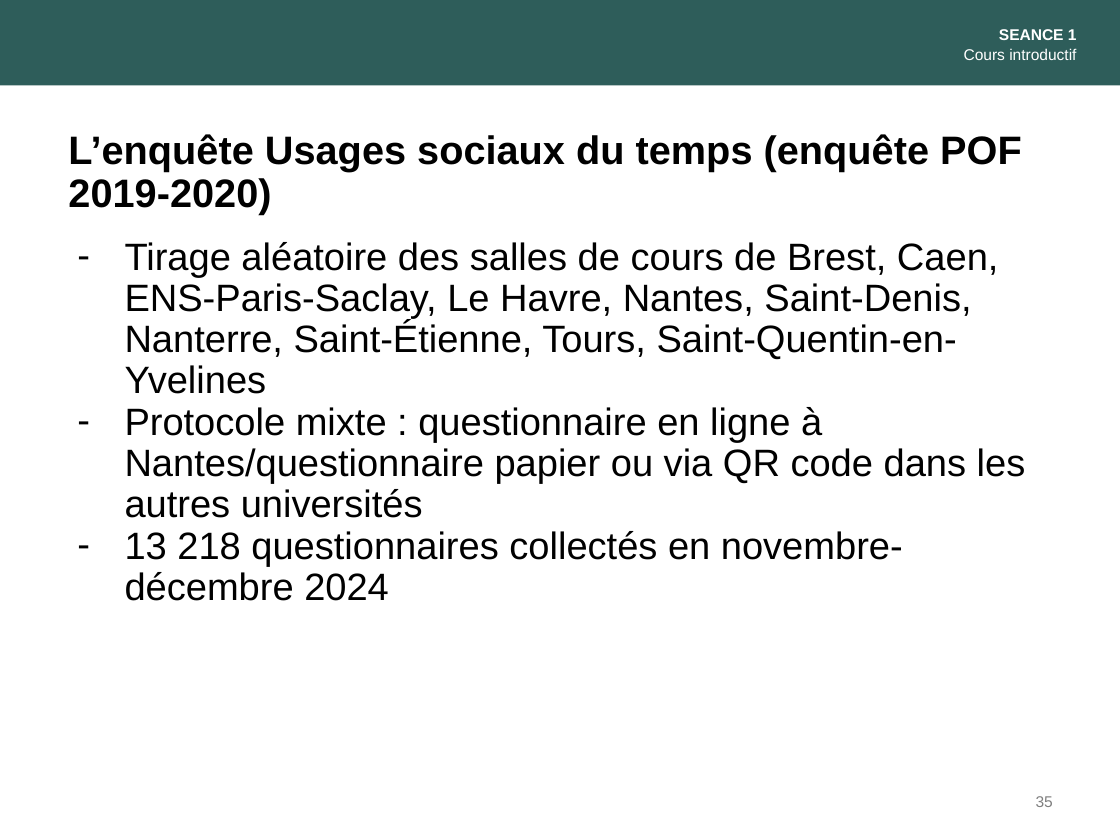
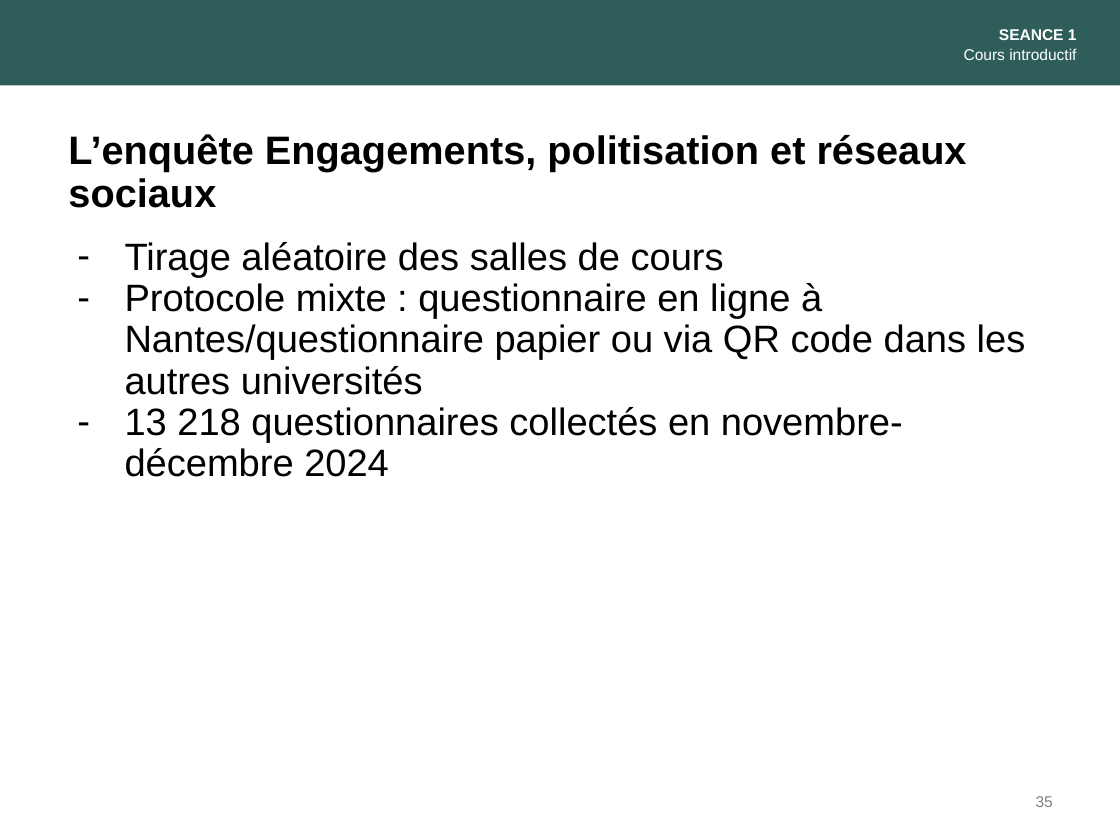
Before and after one commit to alextranslatus/MQSS, a slide deck: slide 35 of slides/1. Intro Partie I.pptx. Drawn at 1120x840 pixels with LibreOffice and Linux fonts; fonts in the diff are those of the drawing. Boxes give left, top, right and bottom in pixels: in the first picture for what was removed or moved away, otherwise in the second. Text is boxed around its words. In the diff, an @@ line names an element or a change of style, - is before the commit and + after.

```diff
--- a/slides/1. Intro Partie I.pptx
+++ b/slides/1. Intro Partie I.pptx
@@ text at <box>68,134,967,208</box>: text changed @@
-L’enquête Usages sociaux du temps (enquête POF 2019-2020)
+L’enquête Engagements, politisation et réseaux sociaux
@@ text at <box>125,242,724,278</box>: text changed @@
-– Tirage aléatoire des salles de cours de Brest, Caen, ENS-Paris-Saclay, Le Havre, Nantes, Saint-Denis, Nanterre, Saint-Étienne, Tours, Saint-Quentin-en-Yvelines
+– Tirage aléatoire des salles de cours
```
Also in this commit, not shown: 3 other slides changed.
